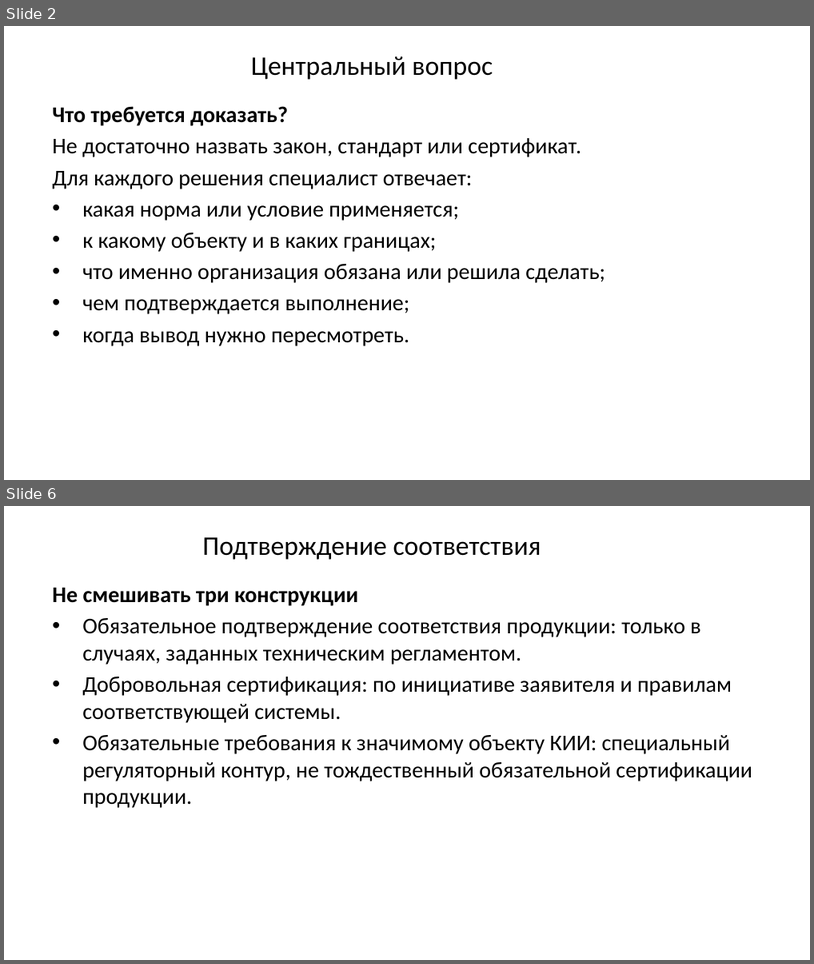
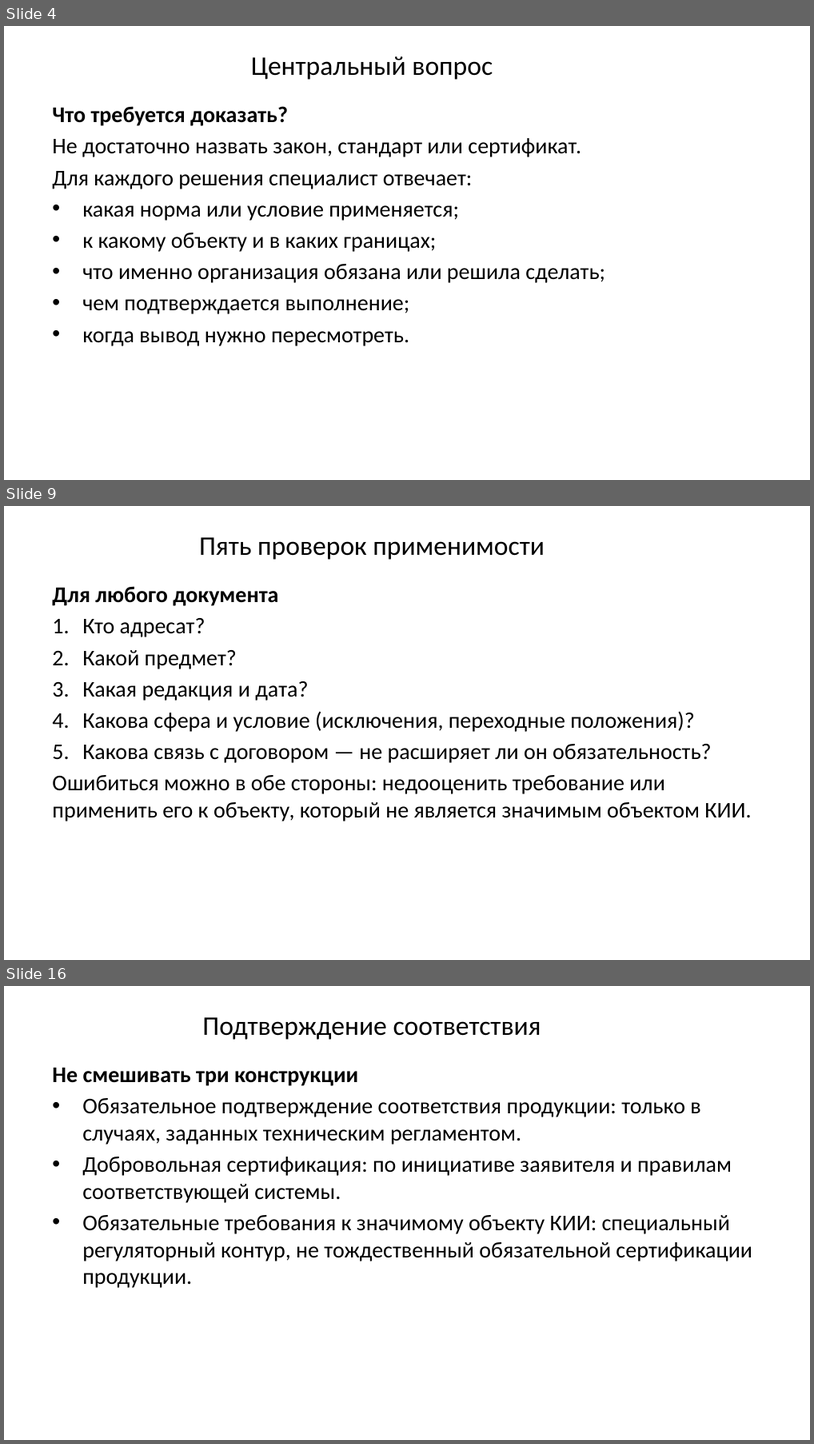
Before and after one commit to arasskazov/IFTIS-KII-2026, a slide deck: Lec_1_Модуль 1_1_Слайд-конспект.pptx. Shown one above the other, each under a label of ours: slides 2 and 6 before the commit, slides 4, 9 and 16 after it; the slides between them are not shown. The pictures are 814x964 and 814x1444 pixels, drawn with LibreOffice and Linux fonts; fonts in the diff are those of the drawing; background and template pictures are left out. Boxes give left, top, right and bottom in pixels: in the first picture for what was removed or moved away, otherwise in the second. Text is boxed around its words. In the diff, an @@ line names an element or a change of style, - is before the commit and + after.

```diff
--- a/Lec_1_Модуль 1_1_Слайд-конспект.pptx
+++ b/Lec_1_Модуль 1_1_Слайд-конспект.pptx
@@ slide 9 added at (x1=4, y1=506, x2=810, y2=960), background #FFFFFF @@
@@ title added at (x1=199, y1=537, x2=545, y2=560), 24 pt, text #000000 @@
+Пять проверок применимости
@@ text added at (x1=52, y1=586, x2=751, y2=821), 20 pt, text #000000 @@
+Для любого документа
+1. Кто адресат?
+2. Какой предмет?
+3. Какая редакция и дата?
+4. Какова сфера и условие (исключения, переходные положения)?
+5. Какова связь с договором — не расширяет ли он обязательность?
+Ошибиться можно в обе стороны: недооценить требование или применить его к объекту, который не является значимым объектом КИИ.
@@ what was slide 2 is now slide 4 @@
@@ what was slide 6 is now slide 16 @@
```
Also in this commit, not shown: 7 slides changed, 22 other slides added, 2 slides removed.
